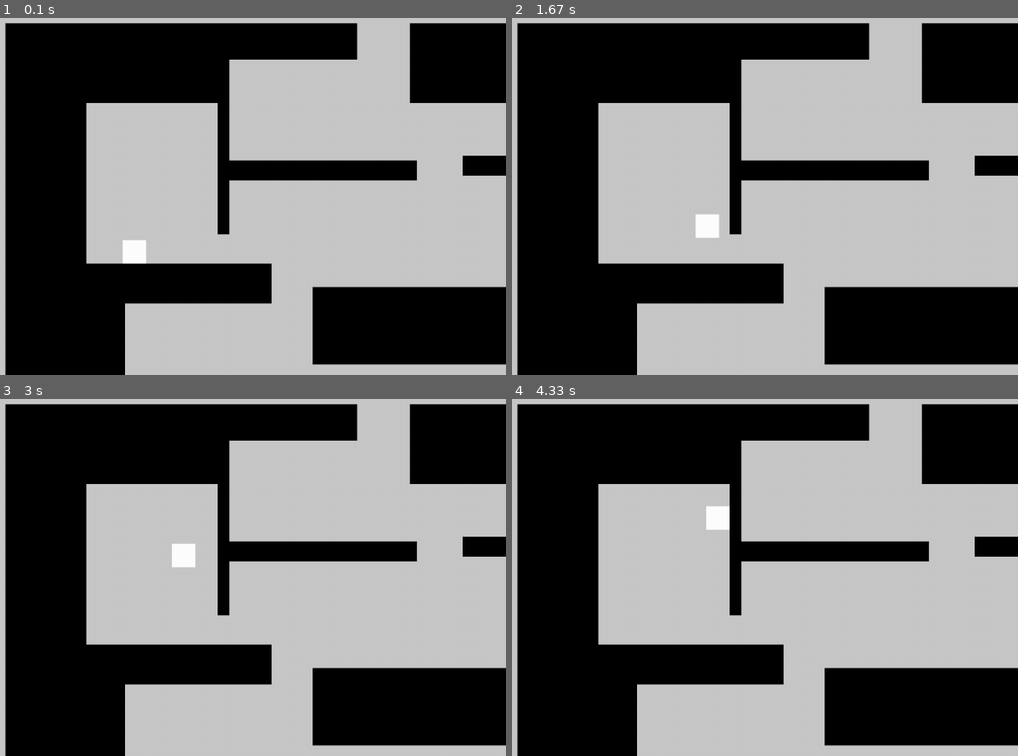
Above: before the commit, frames 1-4 (two rows, left to right).
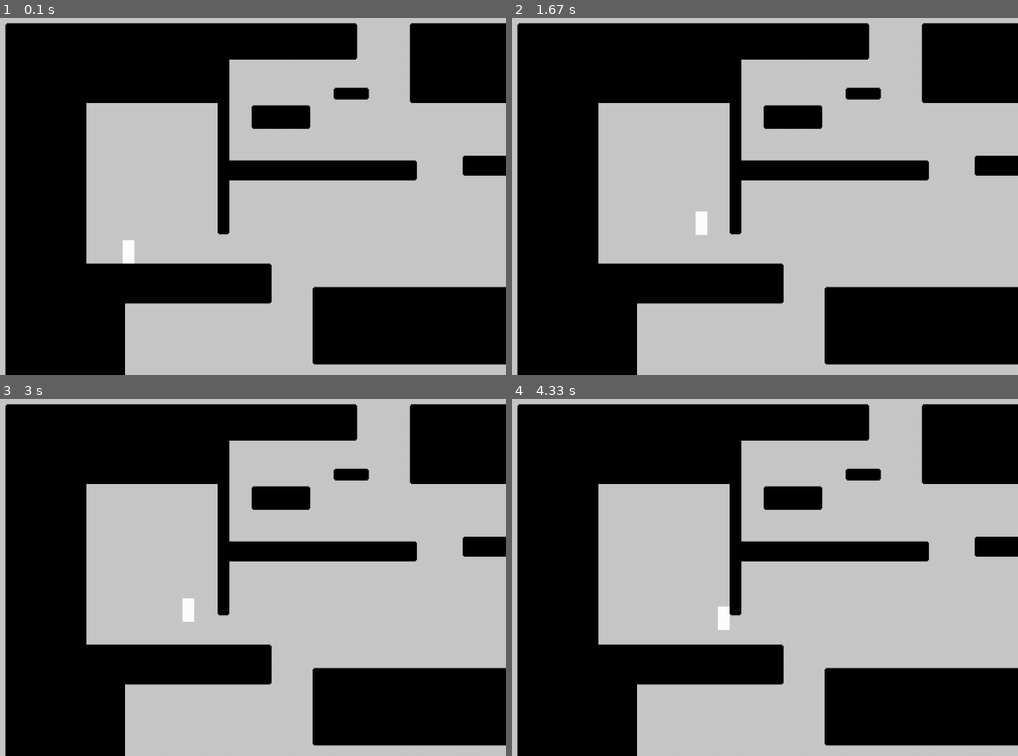
Above: after the commit, the same moments.

Repository: dast3rr/pygameproject_2DPlaformer
Game: pygame game, started from code/main.py
The game is run twice, just before and just after one commit, with the same random seed, the same clock (stepped at 60 frames per second) and the same inputs.
Inputs:
- Up to frame 1 (0.1 s): no input
- Up to frame 2 (1.67 s): hold Space 0.33-0.8 s; hold D 0.33-0.8 s; hold Shift 0.83-1.3 s; hold D 0.83-1.3 s; tap Space at 0.9, 1.2, 1.4 s; hold D from 1.33 s (still down)
- Up to frame 3 (3 s): tap Space at 1.7, 1.9, 2.2, 2.4, 2.7, 2.97 s; release D at 1.8 s; hold D 1.83-2.3 s; hold A 2.33-2.87 s; hold A from 2.9 s (still down)
- Up to frame 4 (4.33 s): tap Space at 3.27, 3.4, 3.7, 4.07 s; release A at 3.3 s; hold Shift 3.33-3.97 s; hold D 3.33-3.97 s; hold D from 4 s (still down)

The runs differ from the first frame. In frame 1, 1.2% of the frame differs, in the area x 0-92%, y 1-98%; in frame 2, 1.3%; in frame 3, 1.5%; in frame 4, 1.5%.

Commit message:
Изменил работу перемещения и прыжка. Добавил скольжение. Работал 3 часа. Жесть

Diff:
--- a/code/data.py
+++ b/code/data.py
@@ -2,5 +2,5 @@
 cords = [
     (0, 0, 69, 391), (0, 0, 191, 68), (0, 205, 102, 186), (0, 205, 227, 34), (0, 329, 647, 62), (0, 0, 300, 31),
     (345, 0, 302, 68), (181, 0, 10, 180), (181, 117, 170, 17), (582, 0, 65, 391), (262, 225, 166, 66),
-    (345, 0, 302, 31), (452, 223, 192, 74), (390, 113, 160, 17), (502, 168, 48, 30)
+    (345, 0, 302, 31), (452, 223, 192, 74), (390, 113, 160, 17), (502, 168, 48, 30), (210, 70, 50, 20), (280, 55, 30, 10)
 ]
--- a/code/graphics.py
+++ b/code/graphics.py
@@ -9,6 +9,8 @@
 # группы спрайтов
 platforms = pygame.sprite.Group()
 character = pygame.sprite.Group()
+horizontal_platforms = pygame.sprite.Group()
+vertical_platforms = pygame.sprite.Group()
 
 # получаю параметры монитора, по ним делаю окно игры
 monitor = get_monitors()[0]
@@ -32,53 +34,44 @@
 #             colorkey = image.get_at((0, 0))
 #         image.set_colorkey(colorkey)
 #     else:
-#         pass
 #         image = image.convert_alpha()
 #     return image
 
 # класс для горизонтальных пересечений и картинки
-class MainCharacterForHorizontal(pygame.sprite.Sprite):
+class MainCharacter(pygame.sprite.Sprite):
     def __init__(self, x, y, a, b):
         # всякие кординаты
         super().__init__(character)
         w, h = screen.get_size()
-        self.image = pygame.Surface((a, b),
+        self.a, self.b = a, b
+        self.image = pygame.Surface((a + 2, b + 2),
                                     pygame.SRCALPHA, 32)
-        self.cords = (w // 3 + x * 2 + (b - a // 2), h // 6 + y * 2, a, b)
-        self.rect = pygame.Rect(w // 3 + x * 2, h // 6 + y * 2, b, b)
+        self.cords = (w // 3 + x * 2, h // 6 + y * 2, a, b)
+        self.rect = pygame.Rect(w // 3 + x * 2 - 1, h // 6 + y * 2 - 1, a + 2, b + 3)
         pygame.draw.rect(screen, 'white', self.rect)
 
     def update(self):
-        pygame.draw.rect(screen, 'white', self.rect)
+        self.cords = (self.rect.x + 1, self.rect.y + 1, self.a, self.b)
+        pygame.draw.rect(screen, 'white', self.cords)
 
-    # есть ли перисечение
-    def get_condition(self):
-        return pygame.sprite.spritecollideany(self, platforms)
+    def get_hor(self):
+        return pygame.sprite.spritecollideany(self, horizontal_platforms)
 
-# класс только для вертикальных перемещений
-class MainCharacterForVertical(pygame.sprite.Sprite):
-    def __init__(self, x, y, a, b):
-        super().__init__(character)
-        # всякие кординаты
-        w, h = screen.get_size()
-        self.image = pygame.Surface((a, b),
-                                    pygame.SRCALPHA, 32)
-        self.cords = (w // 3 + x * 2, h // 6 + y * 2 + (a - b // 2), a, b)
-        self.rect = pygame.Rect(w // 3 + x * 2, h // 6 + y * 2, a, a)
+    def get_ver(self):
+        return pygame.sprite.spritecollideany(self, vertical_platforms)
 
-    # есть ли пересечение
-    def get_condition(self):
-        return pygame.sprite.spritecollideany(self, platforms)
+
+
 
 
 # класс стен
 class Platform(pygame.sprite.Sprite):
-    def __init__(self, x, y, a, b):
+    def __init__(self, x, y, a, b, *groups):
         w, h = screen.get_size()  # ширина и высота окна
-        super().__init__(platforms)
+        super().__init__(*groups)
         # кординаты и картинка. Картинка для последующей обработки столкновений
         self.cords = (w // 3 + x * 2, h // 6 + y * 2, a * 2, b * 2)
-        self.image = pygame.Surface((a, b),
+        self.image = pygame.Surface((a * 2, b * 2),
                                     pygame.SRCALPHA, 32)
 
         # начальное положение. Чтобы поменять self.rect.x = 100 или self.rect.y = 200
--- a/code/main.py
+++ b/code/main.py
@@ -1,9 +1,9 @@
-from graphics import Platform, platforms, screen, fps, size, MainCharacterForVertical, MainCharacterForHorizontal, character
+from graphics import Platform, platforms, screen, fps, size, MainCharacter, vertical_platforms, horizontal_platforms, \
+    character
 from data import cords
 
 import pygame
 import os
-
 
 if __name__ == '__main__':
     # Перемещаю экран на центр
@@ -20,97 +20,116 @@
     jump_speed = 120
 
     # пустое значение
-    start_jump_altitude = 0
+    start_jump_altitude = -100000
     jump = False
 
     # Создаю чёрные прямоугольники стен по кординатам из data.py
     for cord in cords:
-        Platform(*cord)
+        x, y, a, b = cord
+        Platform(x + 1, y, a - 2, b, platforms, horizontal_platforms)
+        Platform(x, y + 1, a, b - 2, platforms, vertical_platforms)
+
 
     # создаю два прямоугольника, один отвечает за пересечение по вертикали, другой - по горизонтали
-    main_hor = MainCharacterForHorizontal(100, 185, 20, 40)
-    main_ver = MainCharacterForVertical(100, 185, 40, 20)
+    main_character = MainCharacter(100, 185, 20, 40)
 
     # перемещение в стороны
     right = left = 0
+
     running = True
     while running:
         for event in pygame.event.get():
             if event.type == pygame.QUIT:
                 running = False
+
             # если нажаты клавиши
             elif event.type == pygame.KEYDOWN:
-                if event.key == pygame.K_d:
+                keys = pygame.key.get_pressed()
+
+                if keys[pygame.K_d]:
                     right = 1
-                elif event.key == pygame.K_a:
+                if keys[pygame.K_a]:
                     left = -1
 
                 # если нажат shift то ускоряется
-                elif event.mod & pygame.K_LSHIFT:
+                if keys[pygame.K_LSHIFT]:
                     move_speed = 120
+                else:
+                    move_speed = 80
 
                 # при нажатии на пробел - прыжок
-                elif event.key == pygame.K_SPACE and not jump:
-                    start_jump_altitude = main_hor.rect.y
+                if keys[pygame.K_SPACE] and (main_character.get_hor() or main_character.get_ver()):
+                    start_jump_altitude = main_character.rect.y + 1
+                    main_character.rect.y -= 2
+                    if main_character.get_ver() and main_character.get_hor():
+                        main_character.rect.x -= 1
+                        if main_character.get_ver():
+                            main_character.rect.x += 2
                     jump = True
 
             # если отпускается какая-либо клавиша
             elif event.type == pygame.KEYUP:
                 if event.key == pygame.K_d:
                     right = 0
-                elif event.key == pygame.K_a:
+                if event.key == pygame.K_a:
                     left = 0
-
-                elif event.key == pygame.K_LSHIFT:
+                if event.key == pygame.K_LSHIFT:
                     move_speed = 80
 
         # цвет можно поменять. Это будет цвет фона
         screen.fill(pygame.color.Color(200, 200, 200))
-        # перемещение в стороны. Если нажаты клавиши, то соответствующие значения
+
+        # перемещение в стороны
         move_hor = right + left
 
-        # двигаю
-        main_hor.rect.x += (move_hor * move_speed) / fps
-        main_ver.rect.x += (move_hor * move_speed) / fps
+        if move_hor < 0:
+            # если движение влево, то изначально значение отрицательно
+            r = range(-(move_hor * move_speed) // fps)
+        else:
+            r = range((move_hor * move_speed) // fps)
+        for i in r:
+            # начально условие
+            condition = main_character.get_ver()
+            # потом двигаю персонажа
+            main_character.rect.x += move_hor
+            # если условие не поменялось, то возвращаю обратно, и в любом случаю прекращаю движение
+            if main_character.get_ver():
+                if condition:
+                    main_character.rect.x -= move_hor
+                break
 
-        # проверяю пересечение с блоками
-        condition_ver = main_ver.get_condition()
-        condition_hor = main_hor.get_condition()
+        if main_character.get_ver():
+            fall_speed = 60
+        else:
+            fall_speed = 120
+        if jump:
+            fall_speed = -(60 - start_jump_altitude + main_character.rect.y) * 5
+            print(fall_speed)
+            if not fall_speed:
+                jump = False
+                fall_speed = 120
 
-        # если пересекается, то возвращаю обратно
-        if condition_ver:
-            main_hor.rect.x -= (move_hor * move_speed) / fps
-            main_ver.rect.x -= (move_hor * move_speed) / fps
 
-        # падать или нет
-        if condition_hor or jump:
-            fall_speed = 0
-        elif not condition_hor and not condition_ver:
-            fall_speed = 120
+        if fall_speed:
+            # падение и скольжение
+            if fall_speed < 0:
+                # отрицательно при прыжке
+                r = range(-(fall_speed // fps))
+            else:
+                r = range(fall_speed // fps)
+            for i in r:
+                condition = main_character.get_hor()
+                main_character.rect.y += fall_speed // abs(fall_speed)
+                if main_character.get_ver():
+                    if jump:
+                        main_character.rect.y += 3
+                        jump = False
+                        break
+                    if condition:
+                        main_character.rect.y -= fall_speed // abs(fall_speed)
+                    break
 
-        # перемещение по высоте
-        main_hor.rect.y += fall_speed / fps
-        main_ver.rect.y += fall_speed / fps
 
-        # если прыжок, то двигаться вверх
-        if jump:
-            main_hor.rect.y -= jump_speed / fps
-            main_ver.rect.y -= jump_speed / fps
-
-        # если улетели далеко от начальной точки прыжка или же встертили стену, то прыжок заверщается
-        if main_hor.rect.y - start_jump_altitude == -70:
-            jump = False
-
-        # если врезались
-        if main_hor.get_condition():
-            if not jump:
-                main_hor.rect.y -= fall_speed / fps
-                main_ver.rect.y -= fall_speed / fps
-            else:
-                fall_speed = 120
-                main_hor.rect.y += fall_speed / fps
-                main_ver.rect.y += fall_speed / fps
-                jump = False
 
         # отрисовываю все группы спрайтов
         platforms.draw(screen)
